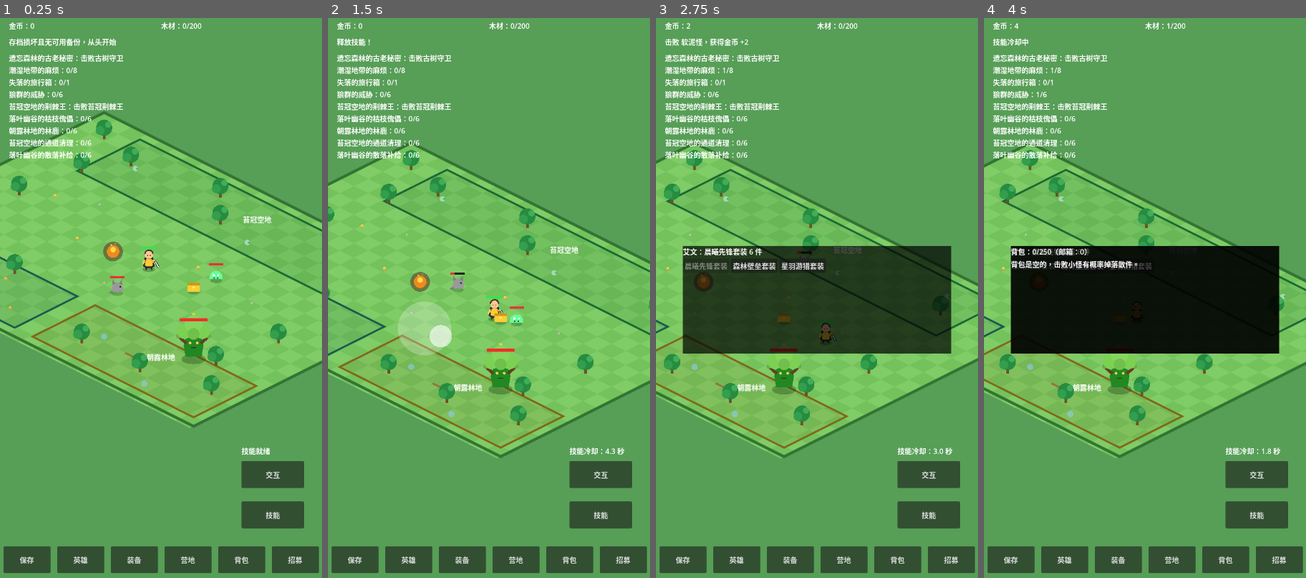
Above: before the commit, frames 1-4 (left to right).
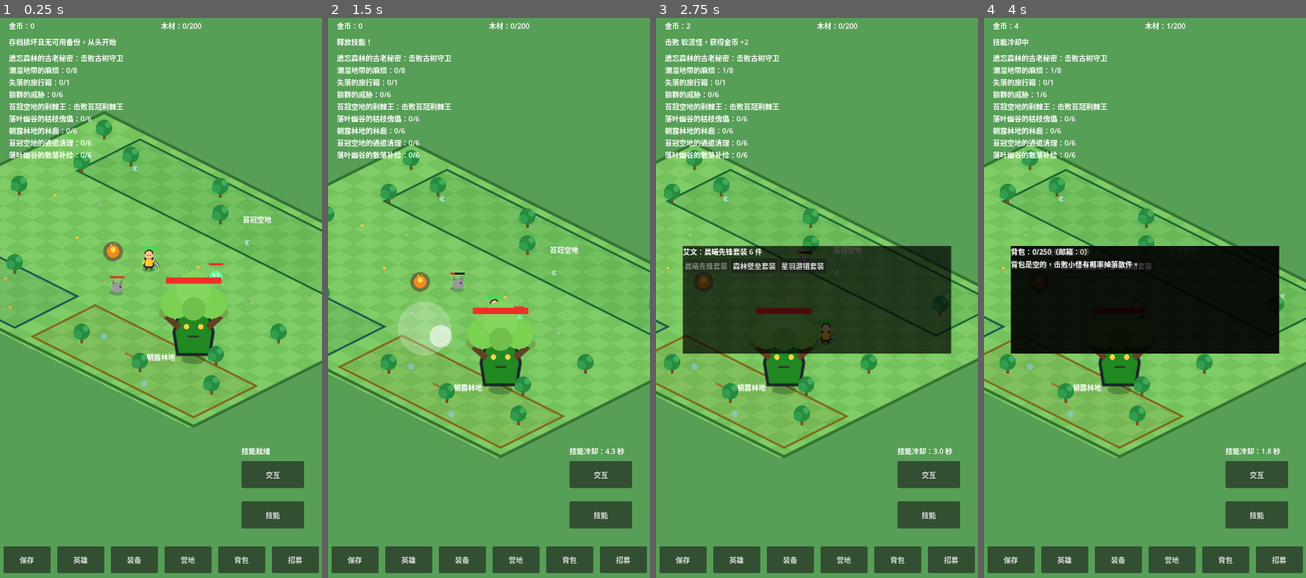
Above: after the commit, the same moments.

Repository: oneyi53/game
Game: Godot game, scene res://scenes/main.tscn
Same seed, same stepped clock (60 frames per second), same inputs: the game is played once before the commit and once after it.
Inputs (mouse positions are in pixels of both pictures, inside the frame that each line leads up to):
- Up to frame 1 (0.25 s): no input
- Up to frame 2 (1.5 s): tap Enter at 0.5 s; move the mouse to (559, 270) at 0.52 s; hold Right (ui_right) 0.53-1.25 s; tap E at 0.6 s; click (559, 270) at 0.67 s; tap Space at 0.77 s; drag from (424, 326) to (598, 410) at 1.27 s
- Up to frame 3 (2.75 s): move the mouse to (849, 174) at 2.02 s; hold Right (ui_right) from 2.03 s (still down); tap Q at 2.1 s
- Up to frame 4 (4 s): release Right (ui_right) at 2.75 s; drag from (1128, 415) to (1048, 214) at 2.77 s; move the mouse to (1241, 387) at 3.52 s; hold Left (ui_left) from 3.53 s (still down); tap B at 3.6 s; tap Space at 3.77 s

The runs differ from the first frame. In frame 1, 1.2% of the frame differs, in the area x 49-71%, y 46-61%; in frame 2, 1.3%, in the area x 42-65%, y 50-66%; in frame 3, 1.0%; in frame 4, 0.6%.

Commit message:
art: scale boss presentation to double hero size

Diff:
--- a/scripts/enemy/boss.gd
+++ b/scripts/enemy/boss.gd
@@ -177,8 +177,13 @@
             draw_line(Vector2.ZERO, Vector2(cos(angle), sin(angle)) * 95.0, Color(1.0, 0.18, 0.18, 0.65), 1.5, true)
     draw_set_transform(offset, 0.0, Vector2(1.0, 0.42))
     draw_circle(Vector2.ZERO, 27.0, Color(0.05, 0.18, 0.05, 0.3))
-    draw_set_transform(offset)
-    draw_colored_polygon(PackedVector2Array([Vector2(-18.0, -5.0), Vector2(-22.0, -30.0), Vector2(-15.0, -55.0), Vector2(15.0, -55.0), Vector2(22.0, -30.0), Vector2(18.0, -5.0)]), boss_color)
+    # Boss artwork is rendered at twice the ordinary hero scale.
+    # Gameplay coordinates, collision, reach and attack radii are untouched.
+    draw_set_transform(offset, 0.0, Vector2(2.0, 2.0))
+    var boss_body := PackedVector2Array([Vector2(-18.0, -5.0), Vector2(-22.0, -30.0), Vector2(-15.0, -55.0), Vector2(15.0, -55.0), Vector2(22.0, -30.0), Vector2(18.0, -5.0)])
+    draw_colored_polygon(boss_body, boss_color)
+    boss_body.append(boss_body[0])
+    draw_polyline(boss_body, Color(0.1, 0.15, 0.16), 2.0, true)
     draw_line(Vector2(-16.0, -35.0), Vector2(-34.0, -51.0), Color(0.38, 0.26, 0.14), 7.0)
     draw_line(Vector2(16.0, -35.0), Vector2(34.0, -51.0), Color(0.38, 0.26, 0.14), 7.0)
     draw_circle(Vector2(-34.0, -51.0), 5.0, Color(0.45, 0.65, 0.3))
